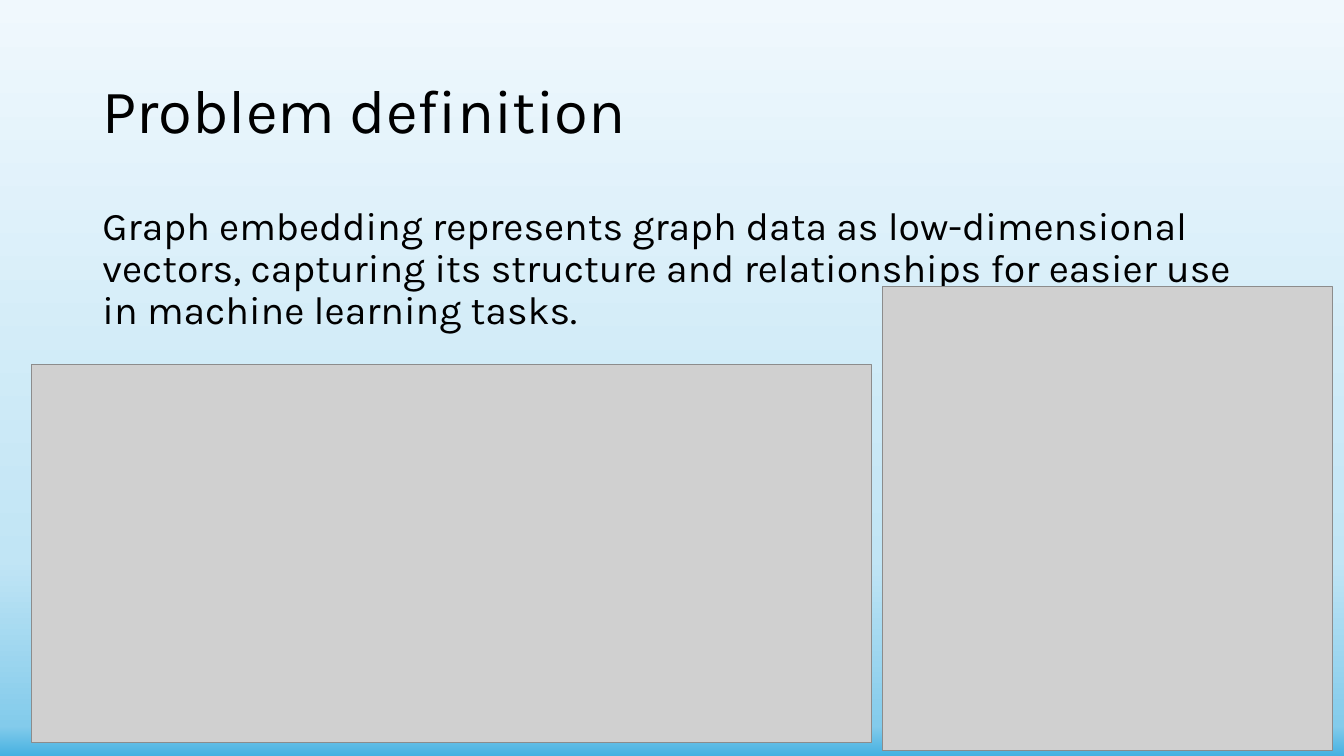
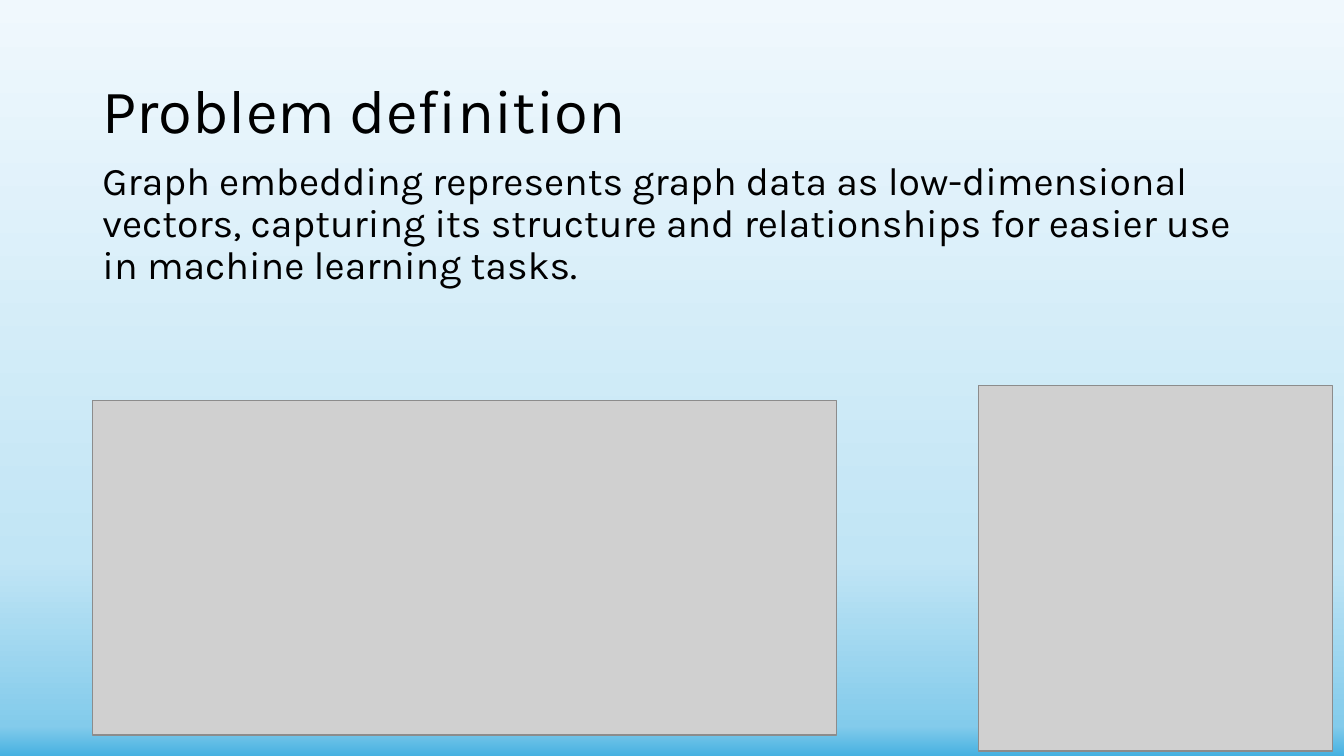
Before and after one commit to shachar700/Graph-Embedding, a slide deck: slide 4 of doc/Graph-Embedding Presentation.pptx. Drawn at 1344x756 pixels with LibreOffice and Linux fonts; fonts in the diff are those of the drawing; grey boxes stand for pictures. Boxes give left, top, right and bottom in pixels: in the first picture for what was removed or moved away, otherwise in the second. Text is boxed around its words. In the diff, an @@ line names an element or a change of style, - is before the commit and + after.

```diff
--- a/doc/Graph-Embedding Presentation.pptx
+++ b/doc/Graph-Embedding Presentation.pptx
@@ text "Graph embedding represents graph data ...": place and size @@
-text "Graph embedding represents graph data ..." at (102, 213, 1230, 334)
+text "Graph embedding represents graph data ..." at (102, 168, 1230, 289)
@@ picture: place and size @@
-picture at (883, 287, 1333, 752)
+picture at (978, 385, 1332, 751)
@@ picture: place and size @@
-picture at (32, 365, 872, 742)
+picture at (93, 400, 838, 735)
```
Also in this commit, not shown: 14 other slides changed, 3 other files.
